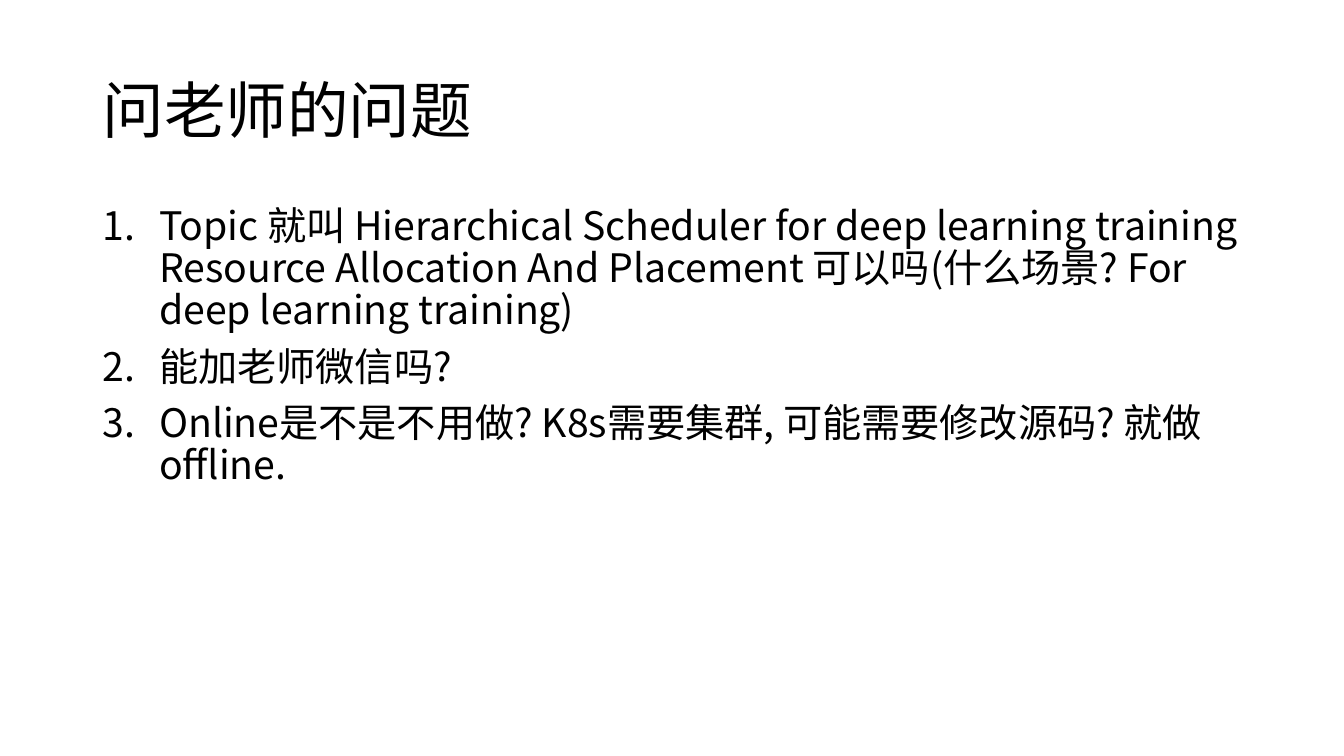
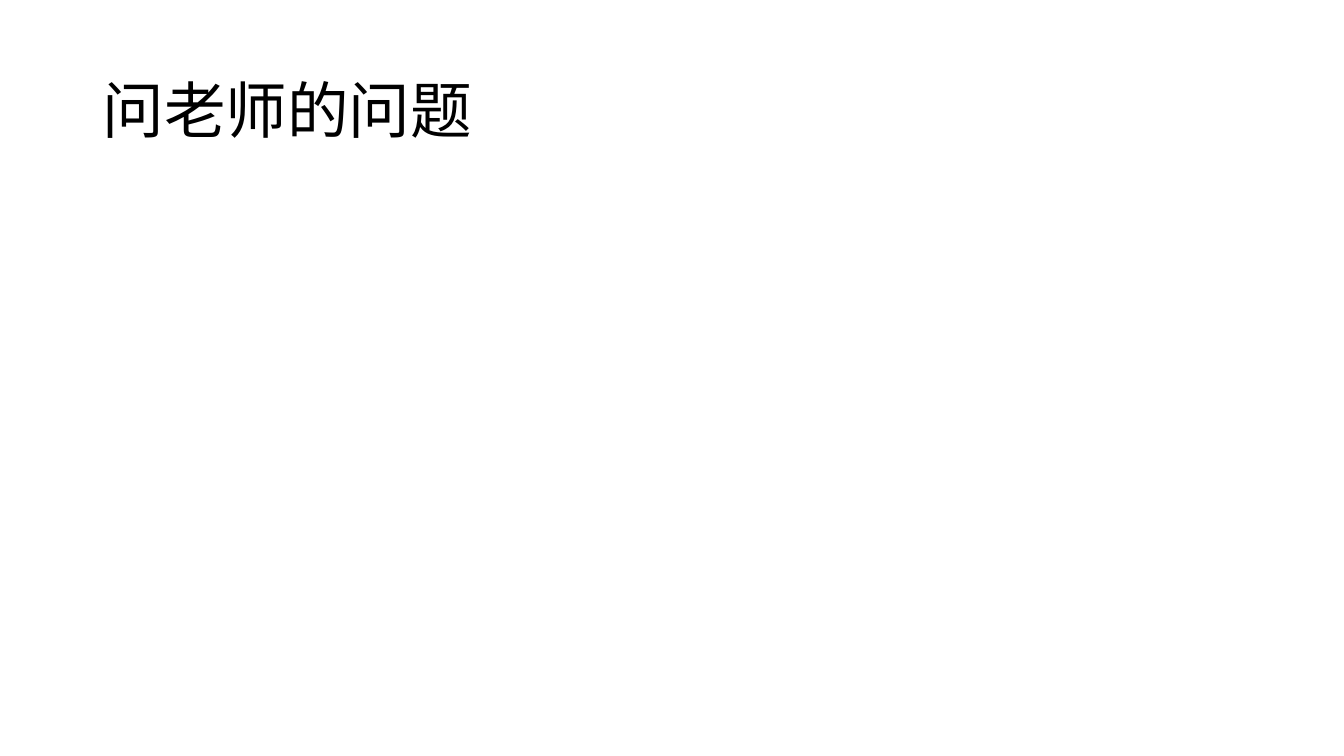
Before and after one commit to LukeLIN-web/distrubuted-ML-system, a slide deck: slide 7 of week report/8.11 report.pptx (slide 8 before the commit). Drawn at 1344x756 pixels with LibreOffice and Linux fonts; fonts in the diff are those of the drawing. Boxes give left, top, right and bottom in pixels: in the first picture for what was removed or moved away, otherwise in the second. Text is boxed around its words. In the diff, an @@ line names an element or a change of style, - is before the commit and + after.

```diff
--- a/week report/8.11 report.pptx
+++ b/week report/8.11 report.pptx
@@ text removed at (x1=159, y1=207, x2=1237, y2=480) @@
-1. Topic 就叫 Hierarchical Scheduler for deep learning training Resource Allocation And Placement 可以吗(什么场景? For deep learning training)
-2. 能加老师微信吗?
-3. Online是不是不用做? K8s需要集群, 可能需要修改源码? 就做offline.
```
Also in this commit, not shown: 3 other slides changed, 1 slide added, 2 slides removed, 7 other files.
